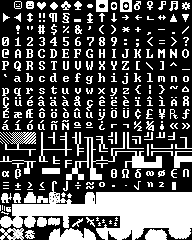
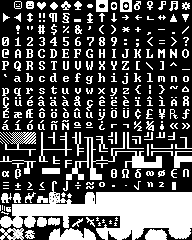
Layer changes from the first 192x240 image to the second:
added layer "Pasted Layer" above "t12.png" over [24, 192, 36, 203]
